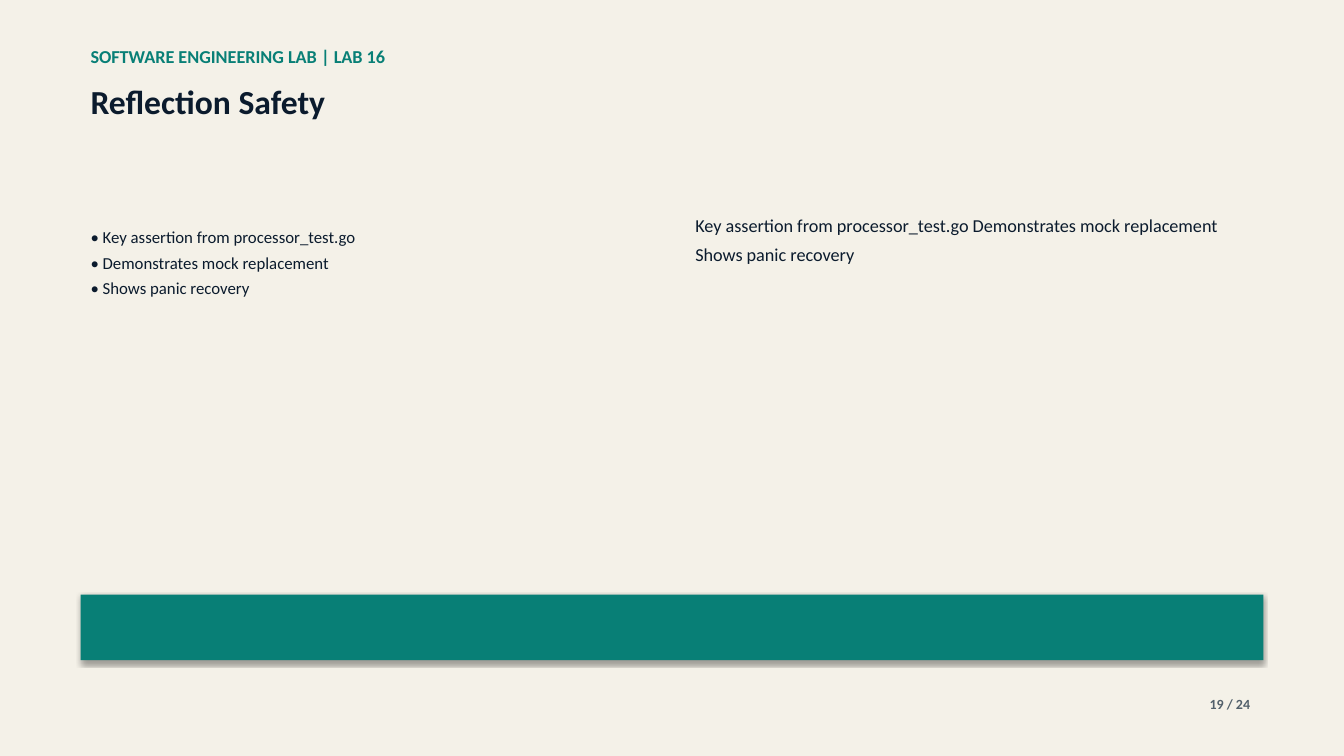
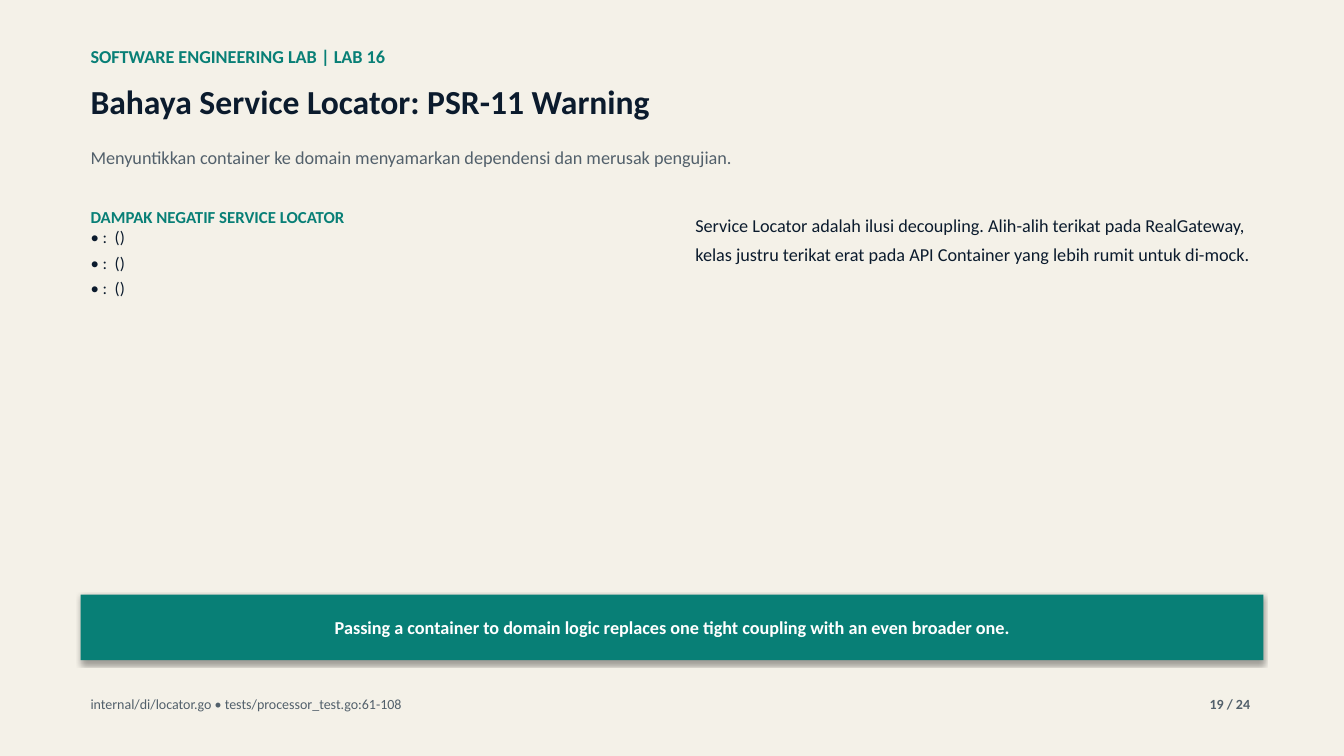
Before and after one commit to lukman-ss/software-engineering-lab, a slide deck: slide 19 of labs/16-dependency-injection/result/linkedin/lab-16-dependency-injection-carousel.pptx. Drawn at 1344x756 pixels with LibreOffice and Linux fonts; fonts in the diff are those of the drawing. Boxes give left, top, right and bottom in pixels: in the first picture for what was removed or moved away, otherwise in the second. Text is boxed around its words. In the diff, an @@ line names an element or a change of style, - is before the commit and + after.

```diff
--- a/labs/16-dependency-injection/result/linkedin/lab-16-dependency-injection-carousel.pptx
+++ b/labs/16-dependency-injection/result/linkedin/lab-16-dependency-injection-carousel.pptx
@@ text at (91, 90, 650, 120): text changed @@
-Reflection Safety
+Bahaya Service Locator: PSR-11 Warning
@@ text added at (91, 151, 732, 167), 13 pt, text #52606B @@
+Menyuntikkan container ke domain menyamarkan dependensi dan merusak pengujian.
@@ text at (91, 212, 345, 223): text changed; text colour #0B1B2D to #087F76; bold on @@
-• Key assertion from processor_test.go
-• Demonstrates mock replacement
-• Shows panic recovery
+DAMPAK NEGATIF SERVICE LOCATOR
+• : ()
+• : ()
+• : ()
@@ text at (695, 219, 1249, 264): text changed @@
-Key assertion from processor_test.go Demonstrates mock replacement Shows panic recovery
+Service Locator adalah ilusi decoupling. Alih-alih terikat pada RealGateway, kelas justru terikat erat pada API Container yang lebih rumit untuk di-mock.
@@ text in rectangle at (335, 621, 1009, 637): text added @@
+Passing a container to domain logic replaces one tight coupling with an even broader one.
@@ text added at (91, 699, 402, 712), 10 pt, text #52606B @@
+internal/di/locator.go • tests/processor_test.go:61-108
```
Also in this commit, not shown: 16 other slides changed, 7 slides added, 7 slides removed, 7 other files.
